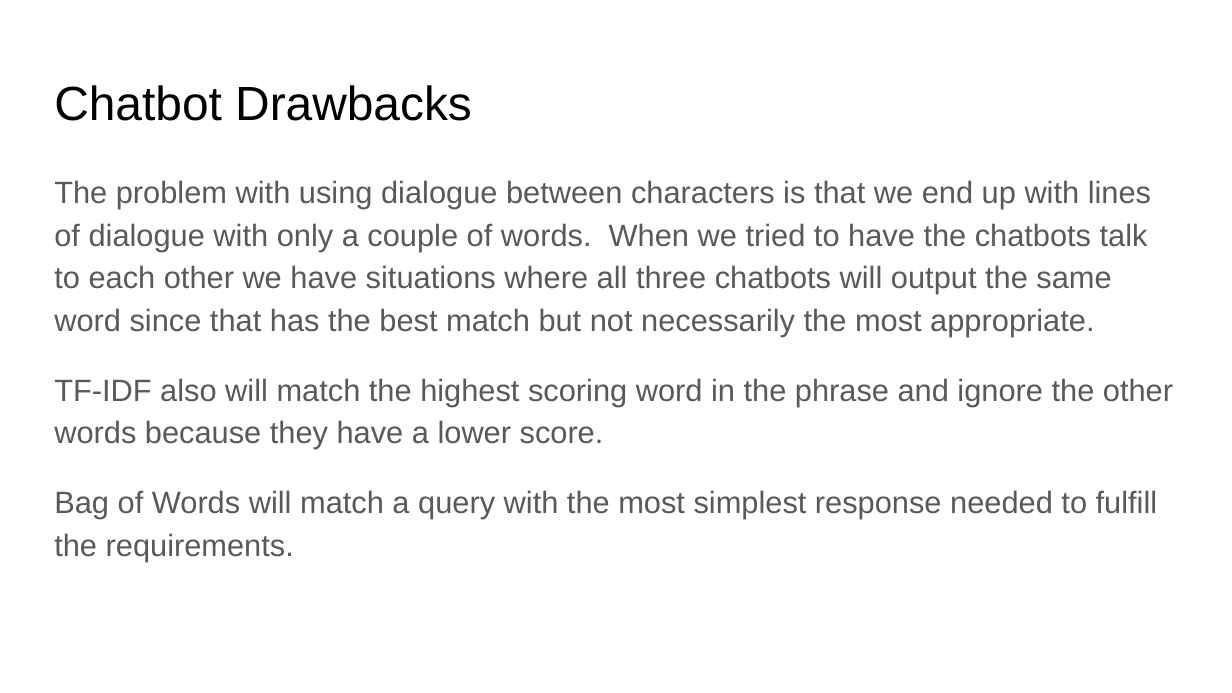
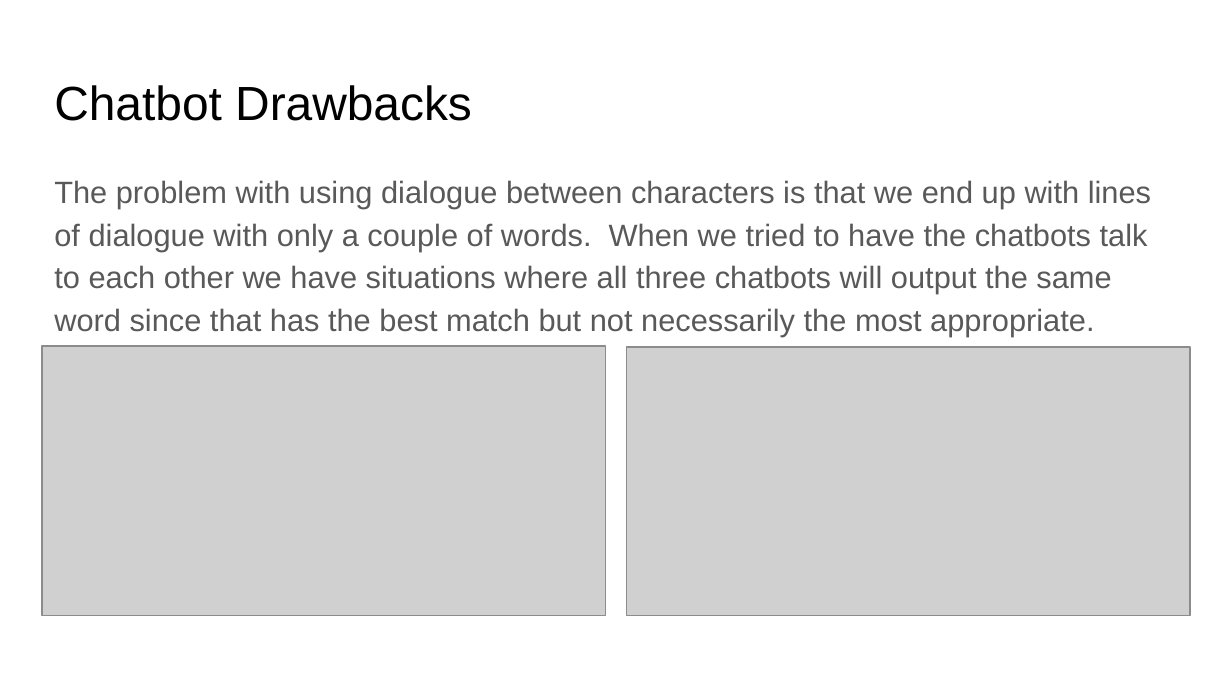
Before and after one commit to bgbarton0360/Capstone-Project-2, a slide deck: slide 28 of Capstone 2 Slides.pptx (slide 27 before the commit). Drawn at 1232x693 pixels with LibreOffice and Linux fonts; fonts in the diff are those of the drawing; grey boxes stand for pictures. Boxes give left, top, right and bottom in pixels: in the first picture for what was removed or moved away, otherwise in the second. Text is boxed around its words. In the diff, an @@ line names an element or a change of style, - is before the commit and + after.

```diff
--- a/Capstone 2 Slides.pptx
+++ b/Capstone 2 Slides.pptx
@@ picture added at box(42, 346, 605, 616) @@
@@ picture added at box(627, 347, 1190, 616) @@
@@ text at box(54, 378, 1173, 561): paragraphs removed @@
-TF-IDF also will match the highest scoring word in the phrase and ignore the other words because they have a lower score.
-Bag of Words will match a query with the most simplest response needed to fulfill the requirements.
```
Also in this commit, not shown: 1 other slide changed, 2 slides added.
